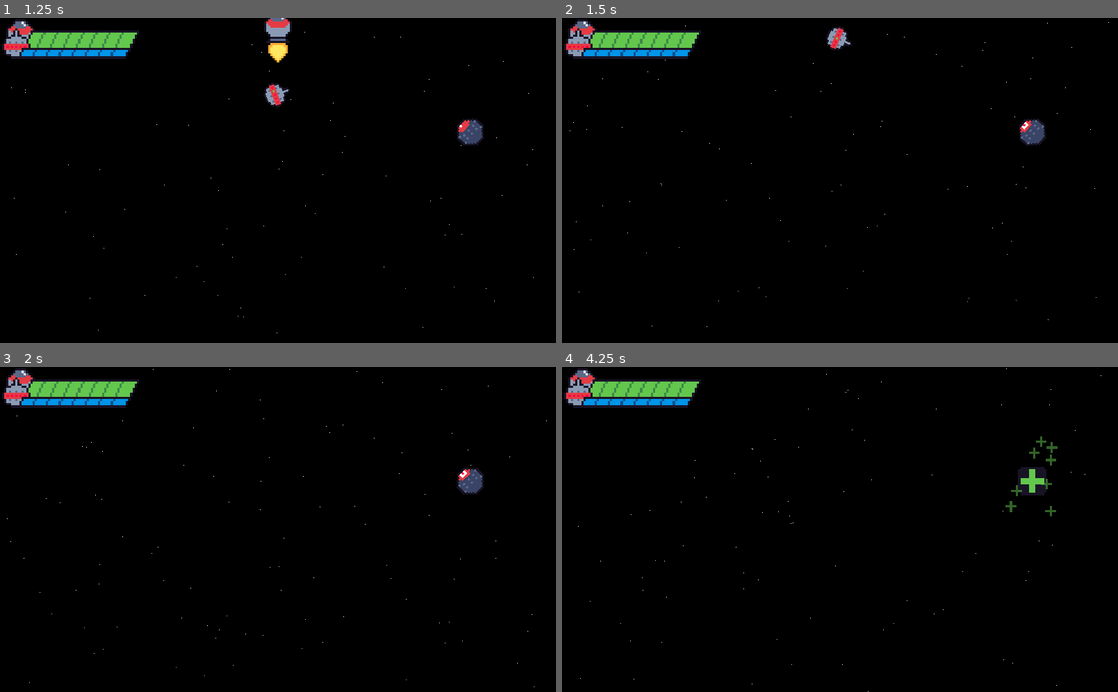
Above: before the commit, frames 1-4 (two rows, left to right).
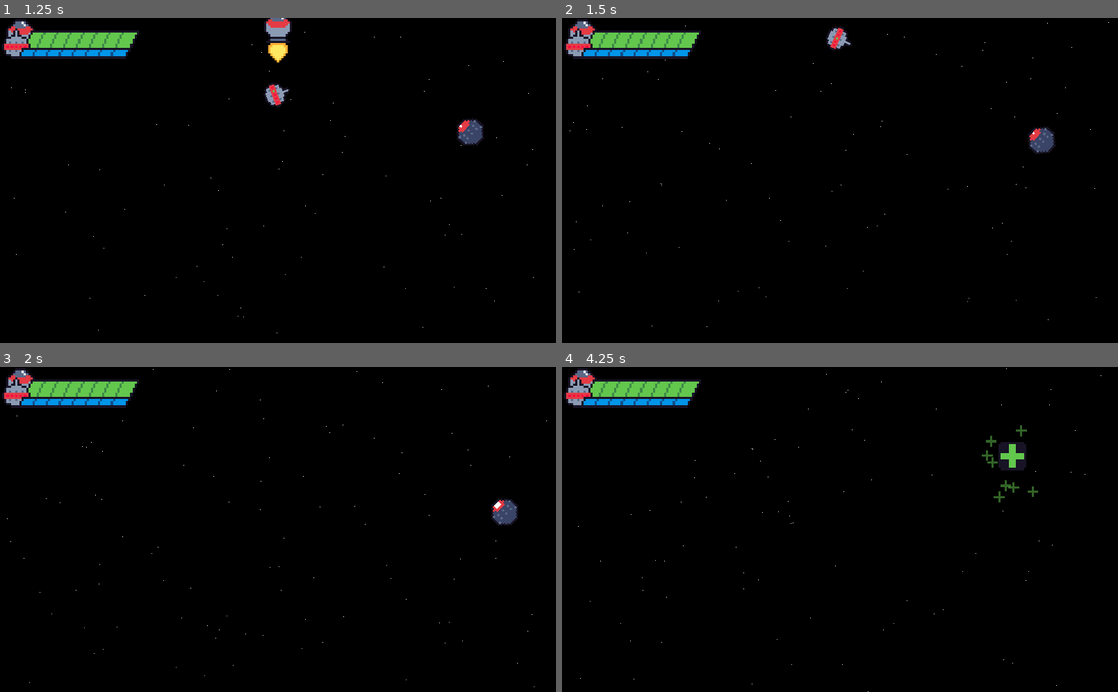
Above: after the commit, the same moments.

Repository: ColdCalzone/gmtk-gwj-34
Game: Godot game, scene res://scenes/Game.tscn
Same seed, same stepped clock (60 frames per second), same inputs: the game is played once before the commit and once after it. Before the commit the project starts from res://scenes/Test.tscn.
Inputs:
- Up to frame 1 (1.25 s): hold Up (move_up) from 0.53 s (still down); hold A (aim_left) from 0.53 s (still down)
- Up to frame 2 (1.5 s): keep holding Up (move_up); release A (aim_left) at 1.28 s; tap D (aim_right) at 1.35 s
- Up to frame 3 (2 s): keep holding Up (move_up)
- Up to frame 4 (4.25 s): release Up (move_up) at 2.03 s; hold W (shooty) 2.03-2.78 s; hold Left (move_left) 2.03-3.53 s; tap A (aim_left) at 2.85 s; hold Down (move_down) from 3.53 s (still down); hold D (aim_right) from 3.53 s (still down)

Frame 1 is identical in both runs. In frame 2, 0.5% of the frame differs, in the area x 47-89%, y 2-42%; in frame 3, 0.7%; in frame 4, 1.2%, in the area x 75-90%, y 17-46%.

Commit message:
Woops may need those enemies working
also renamed Test to Game, this is where the main game will take place.

Diff:
--- a/objects/enemies/BasicEnemy.gd
+++ b/objects/enemies/BasicEnemy.gd
@@ -2,7 +2,7 @@
 
 onready var health_pack = preload("res://objects/HealthPack.tscn").instance()
 
-export var speed : float = 0
+export var speed : float = 375
 
 export var health : int = 2
 export var max_health : int = 200
@@ -53,7 +53,7 @@
 			frame -= delta * ANIMATION_SPEED
 		STATE.LOCKING:
 			frame = max(frame, 4.0)
-			frame += delta * ANIMATION_SPEED
+			frame += (delta/2) * ANIMATION_SPEED
 			if frame >= 8:
 				state = STATE.LOCKED
 		STATE.LOCKED:
@@ -76,8 +76,8 @@
 	var angle = position.angle_to_point(target.position) - 1.57
 	rotation = lerp_angle(rotation, angle, 0.03)
 	if targeting_time > 1:
+		state = STATE.LOCKED
 		return Vector2.UP.rotated(rotation) * speed * delta
 	else:
-		state = STATE.LOCKED
 		return Vector2.UP.rotated(rotation) * -speed / 3 * delta
 	return Vector2.ZERO
--- a/objects/enemies/BasicEnemy.tscn
+++ b/objects/enemies/BasicEnemy.tscn
@@ -18,7 +18,7 @@
 scale = Vector2( 4, 4 )
 texture = ExtResource( 1 )
 hframes = 9
-frame = 7
+frame = 8
 
 [node name="CollisionShape2D" type="CollisionShape2D" parent="."]
 shape = SubResource( 1 )
--- a/project.godot
+++ b/project.godot
@@ -21,7 +21,7 @@
 [application]
 
 config/name="GMTK+GWJ-34"
-run/main_scene="res://scenes/Test.tscn"
+run/main_scene="res://scenes/Game.tscn"
 config/icon="res://icon.png"
 
 [display]
--- a/scenes/Test.tscn
+++ b/scenes/Game.tscn
@@ -1,22 +1,22 @@
 [gd_scene load_steps=13 format=2]
 
-[ext_resource path="res://objects/enemies/BasicEnemy.tscn" type="PackedScene" id=1]
-[ext_resource path="res://objects/Player.tscn" type="PackedScene" id=2]
+[ext_resource path="res://assets/sprites/under_health_bar_turret.png" type="Texture" id=1]
+[ext_resource path="res://objects/enemies/BasicEnemy.tscn" type="PackedScene" id=2]
 [ext_resource path="res://scenes/Game.gd" type="Script" id=3]
-[ext_resource path="res://assets/sprites/health_bar_ship.png" type="Texture" id=4]
-[ext_resource path="res://assets/sprites/over_health_bar.png" type="Texture" id=5]
-[ext_resource path="res://assets/sprites/under_health_bar.png" type="Texture" id=6]
-[ext_resource path="res://assets/sprites/progress_health_bar.png" type="Texture" id=7]
-[ext_resource path="res://assets/sprites/under_health_bar_turret.png" type="Texture" id=8]
-[ext_resource path="res://assets/sprites/health_bar_turret.png" type="Texture" id=9]
-[ext_resource path="res://assets/sprites/progress_health_bar_turret.png" type="Texture" id=10]
-[ext_resource path="res://assets/sprites/over_health_bar_turret.png" type="Texture" id=11]
+[ext_resource path="res://objects/Player.tscn" type="PackedScene" id=4]
+[ext_resource path="res://assets/sprites/health_bar_turret.png" type="Texture" id=5]
+[ext_resource path="res://assets/sprites/progress_health_bar_turret.png" type="Texture" id=6]
+[ext_resource path="res://assets/sprites/health_bar_ship.png" type="Texture" id=7]
+[ext_resource path="res://assets/sprites/over_health_bar.png" type="Texture" id=8]
+[ext_resource path="res://assets/sprites/over_health_bar_turret.png" type="Texture" id=9]
+[ext_resource path="res://assets/sprites/under_health_bar.png" type="Texture" id=10]
+[ext_resource path="res://assets/sprites/progress_health_bar.png" type="Texture" id=11]
 
 [sub_resource type="Gradient" id=1]
 offsets = PoolRealArray( 0.261745, 0.959732, 1 )
 colors = PoolColorArray( 1, 1, 1, 1, 1, 1, 1, 0.611111, 1, 1, 1, 0 )
 
-[node name="Test" type="Node2D"]
+[node name="Game" type="Node2D"]
 script = ExtResource( 3 )
 
 [node name="CPUParticles2D" type="CPUParticles2D" parent="."]
Not shown: 5 places in scenes/Game.tscn that only renumber resources
